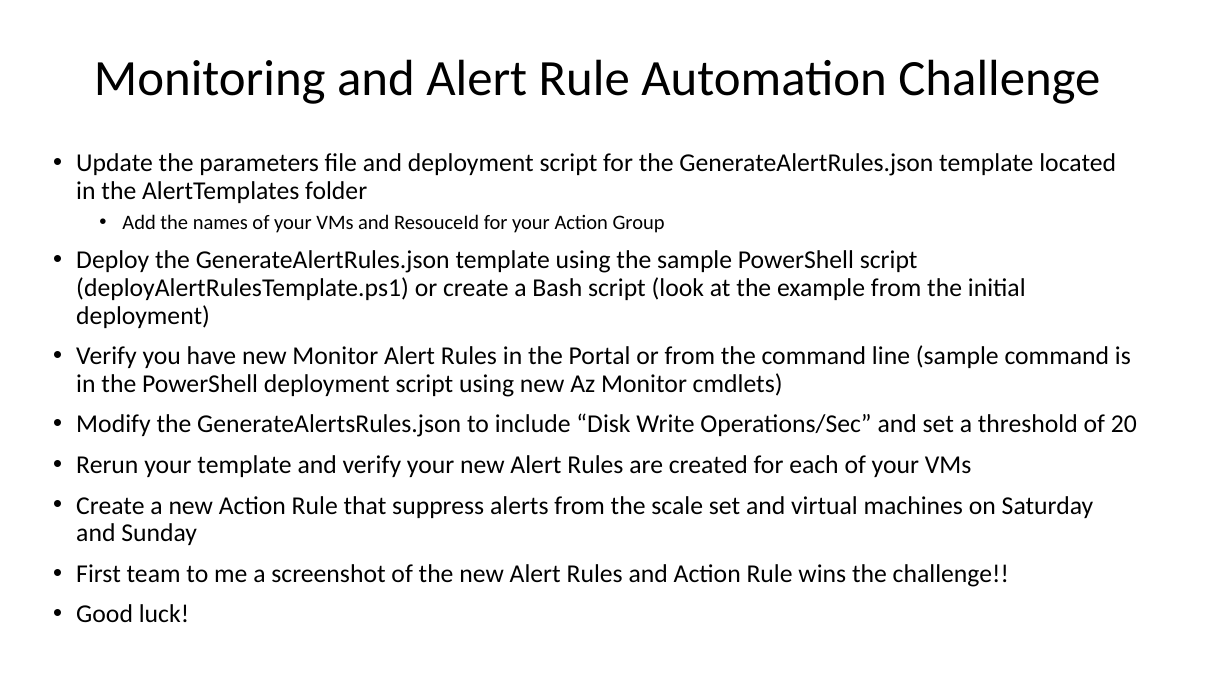
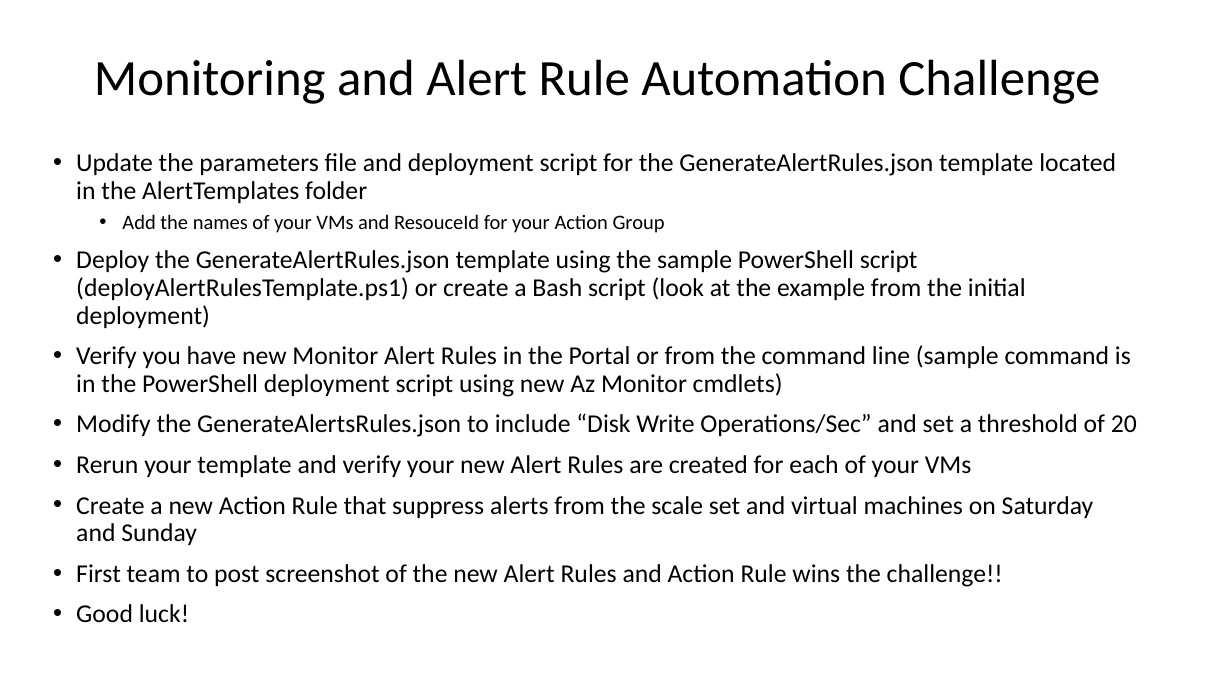
Before and after one commit to msghaleb/AzureMonitorHackathon, a slide deck: slide 6 of Student/Guides/Challenges.pptx. Drawn at 1232x693 pixels with LibreOffice and Linux fonts; fonts in the diff are those of the drawing. Boxes give left, top, right and bottom in pixels: in the first picture for what was removed or moved away, otherwise in the second. Text is boxed around its words. In the diff, an @@ line names an element or a change of style, - is before the commit and + after.

Commit message:
Added request for screenshots in challenges

```diff
--- a/Student/Guides/Challenges.pptx
+++ b/Student/Guides/Challenges.pptx
@@ text at (76, 564, 1003, 587): text changed @@
-• First team to me a screenshot of the new Alert Rules and Action Rule wins the challenge!!
+• First team to post screenshot of the new Alert Rules and Action Rule wins the challenge!!
```
Also in this commit, not shown: 5 other slides changed.
